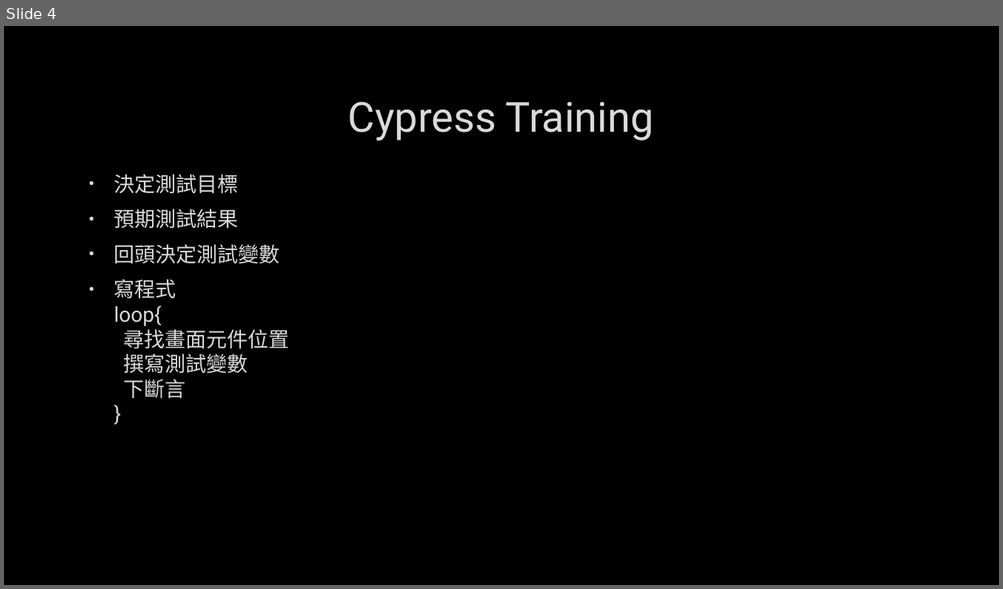
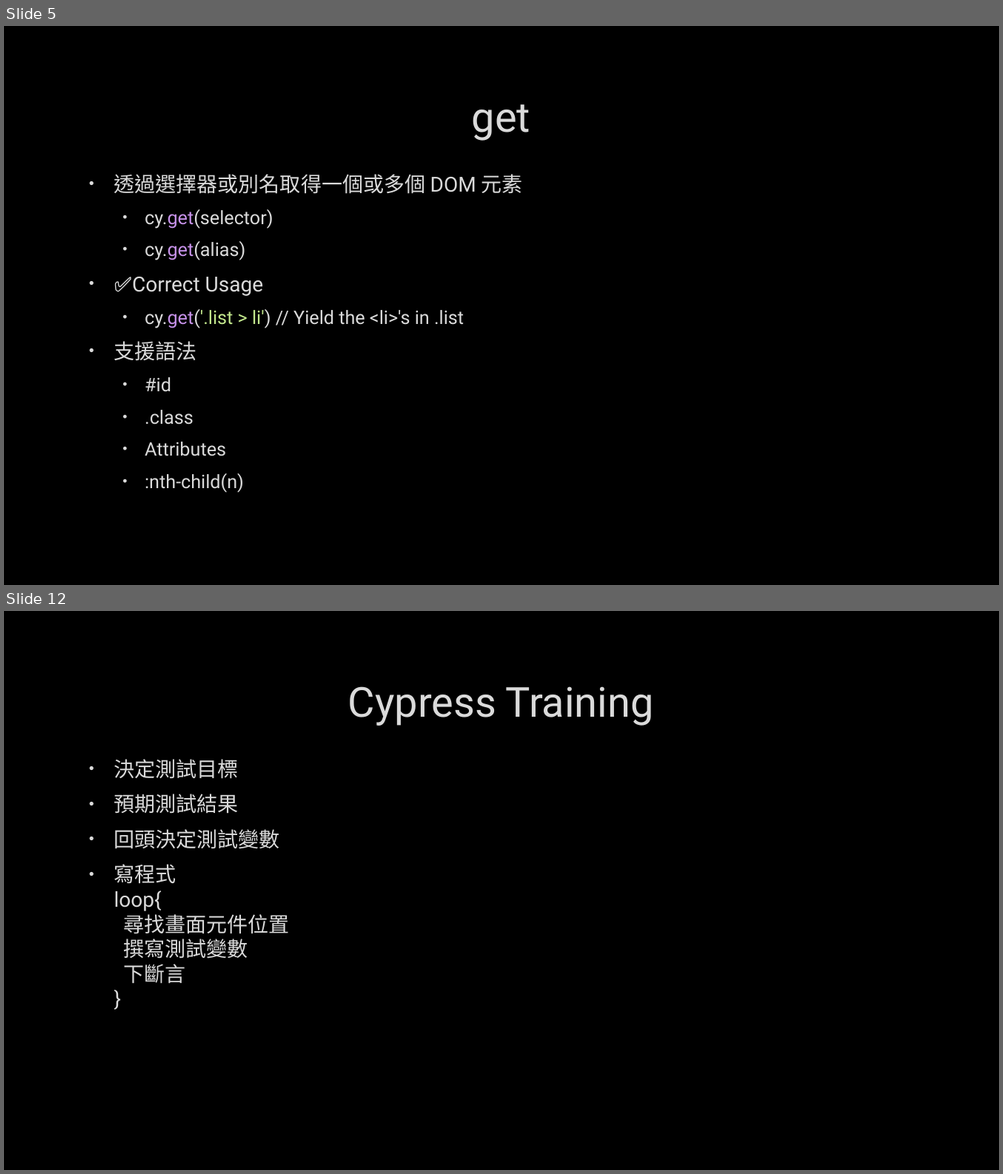
Before and after one commit to kodakjerec/showMySelf, a slide deck: docs/cypress練習.pptx. Shown one above the other, each under a label of ours: slide 4 before the commit, slides 5 and 12 after it; the slides between them are not shown. The pictures are 1003x589 and 1003x1174 pixels, drawn with LibreOffice and Linux fonts; fonts in the diff are those of the drawing; background and template pictures are left out. Boxes give left, top, right and bottom in pixels: in the first picture for what was removed or moved away, otherwise in the second. Text is boxed around its words. In the diff, an @@ line names an element or a change of style, - is before the commit and + after.

```diff
--- a/docs/cypress練習.pptx
+++ b/docs/cypress練習.pptx
@@ slide 5 added at <box>4,26,999,585</box>, background picture (left out) @@
@@ title added at <box>472,104,530,141</box>, 40 pt, text #DADADA @@
+get
@@ text added at <box>114,174,523,493</box>, 18 pt, text #DADADA @@
+• 透過選擇器或別名取得一個或多個 DOM 元素
+  • cy.get(selector)
+  • cy.get(alias)
+• ✅Correct Usage
+  • cy.get('.list > li') // Yield the <li>'s in .list
+• 支援語法
+  • #id
+  • .class
+  • Attributes
+  • :nth-child(n)
@@ what was slide 4 is now slide 12 @@
```
Also in this commit, not shown: 3 slides changed, 7 other slides added.
